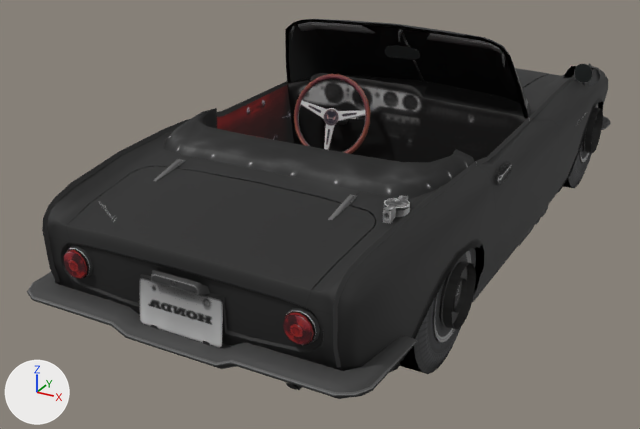
The glTF model dealership/dealership/models/GT4_HOND0067.glb, before and after one commit.
One viewpoint serves both versions: a 50 mm lens placed at (1.59, -3.63, 1.8), pointed at (-0.22, -0.34, 0.16). Lighting does not change. The marker at lower left points along +X, +Y and +Z. The first picture is the older version. Vertices at exactly the same position are counted once.

Before the edit, the objects in view are built like this:
```python
ob_body = bpy.data.objects.new('body', me_body)
ob_body.location = (0.0, 0.0, 0.0)
ob_tire_front_left = bpy.data.objects.new('tire_front_left', me_tire_front)
ob_tire_front_left.location = (0.609, -1.0, 0.295)
ob_tire_front_right = bpy.data.objects.new('tire_front_right', me_tire_front)
ob_tire_front_right.location = (-0.609, -1.0, 0.295)
ob_tire_front_right.scale = (-1.0, 1.0, 1.0)
ob_tire_rear_left = bpy.data.objects.new('tire_rear_left', me_tire_rear)
ob_tire_rear_left.location = (0.607, 1.0, 0.321)
ob_tire_rear_right = bpy.data.objects.new('tire_rear_right', me_tire_rear)
ob_tire_rear_right.location = (-0.607, 1.0, 0.321)
ob_tire_rear_right.scale = (-1.0, 1.0, 1.0)
ob_wheel_front_right = bpy.data.objects.new('wheel_front_right', me_wheel_front)
ob_wheel_front_right.location = (-0.609, -1.0, 0.295)
ob_wheel_front_right.scale = (-1.0, 1.0, 1.0)
ob_wheel_rear_right = bpy.data.objects.new('wheel_rear_right', me_wheel_rear)
ob_wheel_rear_right.location = (-0.607, 1.0, 0.321)
ob_wheel_rear_right.scale = (-1.0, 1.0, 1.0)
```
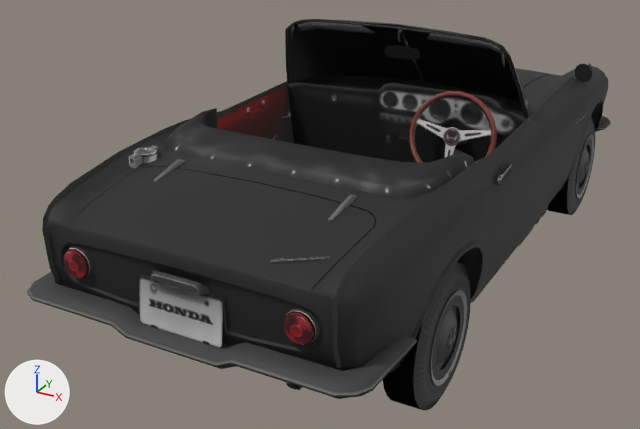
Boxes [x1, y1, x2, y2] around the edits, measured in the pictures (640 x 429 px; the box of a moved part takes in the faces that stretch with it):
'tire_rear_right', reshaped, moved, rescaled (not visible before)
    after: [383, 262, 471, 411]
'wheel_rear_right', moved, rescaled (not visible before)
    after: [430, 290, 467, 386]
'tire_front_right', reshaped, moved, rescaled (mostly hidden before)
    before: [115, 157, 207, 185]
    after: [547, 116, 595, 215]
'tire_rear_left', reshaped, moved, rescaled (not visible afterwards)
    before: [563, 66, 600, 188]
'wheel_front_right', moved, rescaled (not visible before)
    after: [575, 134, 594, 199]
part 1 of me_body, moved or reshaped (not visible afterwards)
    before: [441, 258, 467, 330]
part 2 of me_body, moved or reshaped (not visible afterwards)
    before: [439, 261, 476, 329]
part 3 of me_body, moved or reshaped (not visible afterwards)
    before: [452, 277, 467, 313]
part 4 of me_body, moved or reshaped (not visible afterwards)
    before: [582, 108, 603, 153]
part 5 of me_body, moved or reshaped (not visible afterwards)
    before: [591, 119, 598, 142]
part 6 of me_body, moved or reshaped
    both: [96, 19, 605, 373]
part 7 of me_body, moved or reshaped
    before: [383, 195, 408, 223]
    after: [129, 145, 158, 168]
part 8 of me_body, moved or reshaped
    before: [384, 198, 410, 218]
    after: [134, 147, 157, 164]
part 9 of me_body, moved or reshaped
    both: [27, 19, 611, 399]
part 10 of me_tire_front, moved or reshaped
    before: [136, 167, 476, 374]
    after: [547, 116, 595, 215]
part 11 of me_tire_rear, moved or reshaped
    before: [563, 66, 600, 188]
    after: [383, 262, 471, 411]

Diff of the bpy script that builds the scene:
```diff
--- a/dealership/dealership/models/GT4_HOND0067.glb.py
+++ b/dealership/dealership/models/GT4_HOND0067.glb.py
@@ me_body @@
-me_body.from_pydata(...)  # 2220 vertices, 3291 faces; spans x -0.72..0.72, y -1.73..1.56, z 0.0..1.0
+me_body.from_pydata(...)  # 2220 vertices, 3291 faces; spans x -0.71..0.71, y -1.73..1.56, z -0.02..1.0
+# me_body part 1: the loose piece of 24 vertices spanning x 0.69, y -1.13..-0.87, z 0.16..0.43 is moved by (-0.16, 2.0, -0.18)
+# me_body part 2: the loose piece of 54 vertices spanning x 0.67..0.72, y -1.12..-0.88, z 0.18..0.41 is mirrored in x about its middle, then moved by (-0.17, 2.0, -0.18)
+# me_body part 3: the loose piece of 36 vertices spanning x 0.65..0.71, y -1.06..-0.94, z 0.23..0.36 is mirrored in x about its middle, then moved by (-0.15, 2.0, -0.18)
+# me_body part 4: the loose piece of 54 vertices spanning x 0.67..0.72, y 0.88..1.12, z 0.2..0.44 is mirrored in x about its middle, then moved by (-0.17, -2.0, -0.21)
+# me_body part 5: the loose piece of 36 vertices spanning x 0.65..0.71, y 0.94..1.06, z 0.26..0.38 is mirrored in x about its middle, then moved by (-0.15, -2.0, -0.21)
+# me_body part 6: the loose piece of 672 vertices spanning x -0.71..0.71, y -1.67..1.52, z 0.05..1.0 is mirrored in x about its middle
+# me_body part 7: the loose piece of 8 vertices spanning x 0.51..0.54, y -1.24..-1.1, z 0.62..0.67 is mirrored in x about the mesh origin
+# me_body part 8: the loose piece of 25 vertices spanning x 0.48..0.57, y -1.2..-1.12, z 0.63..0.68 is mirrored in x about the mesh origin
+# me_body part 9: 962 of the vertices in x -0.7..0.7, y -1.73..1.56, z 0.0..1.0 are mirrored in x about their middle
+# other edits to the shape of me_body do not show in these pictures
 me_body.materials.append(mat_body_set0_tex0_mask)
@@ me_tire_front @@
-me_tire_front.from_pydata(...)  # 120 vertices, 208 faces; spans x -0.068..0.068, y -0.295..0.295, z -0.293..0.293
+me_tire_front.from_pydata(...)  # 120 vertices, 208 faces; spans x -0.068..0.068, y -0.273..0.273, z -0.272..0.272
+# me_tire_front part 10: 120 of 120 vertices moved; they spanned x -0.068..0.068, y -0.295..0.295, z -0.293..0.293 and now span x -0.068..0.068, y -0.273..0.273, z -0.272..0.272; mean shift (0.0, 0.0, 0.0)
 me_tire_front.materials.append(mat_tire_front_set0_tex0_mask)
@@ me_tire_rear @@
-me_tire_rear.from_pydata(...)  # 120 vertices, 208 faces; spans x -0.068..0.068, y -0.321..0.321, z -0.319..0.319
+me_tire_rear.from_pydata(...)  # 120 vertices, 208 faces; spans x -0.068..0.068, y -0.273..0.273, z -0.272..0.272
+# me_tire_rear part 11: 120 of 120 vertices moved; they spanned x -0.068..0.068, y -0.321..0.321, z -0.319..0.319 and now span x -0.068..0.068, y -0.273..0.273, z -0.272..0.272; mean shift (0.0, 0.0, 0.0)
 me_tire_rear.materials.append(mat_tire_rear_set0_tex0_mask)
@@ ob_wheel_front_right @@
 ob_wheel_front_right = bpy.data.objects.new('wheel_front_right', me_wheel_front)
-ob_wheel_front_right.location = (-0.609, -1.0, 0.295)
-ob_wheel_front_right.scale = (-1.0, 1.0, 1.0)
+ob_wheel_front_right.location = (0.609, 1.0, 0.113)
@@ ob_tire_front_right @@
 ob_tire_front_right = bpy.data.objects.new('tire_front_right', me_tire_front)
-ob_tire_front_right.location = (-0.609, -1.0, 0.295)
-ob_tire_front_right.scale = (-1.0, 1.0, 1.0)
+ob_tire_front_right.location = (0.609, 1.0, 0.113)
@@ ob_wheel_rear_right @@
 ob_wheel_rear_right = bpy.data.objects.new('wheel_rear_right', me_wheel_rear)
-ob_wheel_rear_right.location = (-0.607, 1.0, 0.321)
-ob_wheel_rear_right.scale = (-1.0, 1.0, 1.0)
+ob_wheel_rear_right.location = (0.607, -1.0, 0.113)
@@ ob_tire_rear_left @@
 ob_tire_rear_left = bpy.data.objects.new('tire_rear_left', me_tire_rear)
-ob_tire_rear_left.location = (0.607, 1.0, 0.321)
+ob_tire_rear_left.location = (-0.607, -1.0, 0.113)
+ob_tire_rear_left.scale = (-1.0, 1.0, 1.0)
@@ ob_tire_rear_right @@
 ob_tire_rear_right = bpy.data.objects.new('tire_rear_right', me_tire_rear)
-ob_tire_rear_right.location = (-0.607, 1.0, 0.321)
-ob_tire_rear_right.scale = (-1.0, 1.0, 1.0)
+ob_tire_rear_right.location = (0.607, -1.0, 0.113)
```
